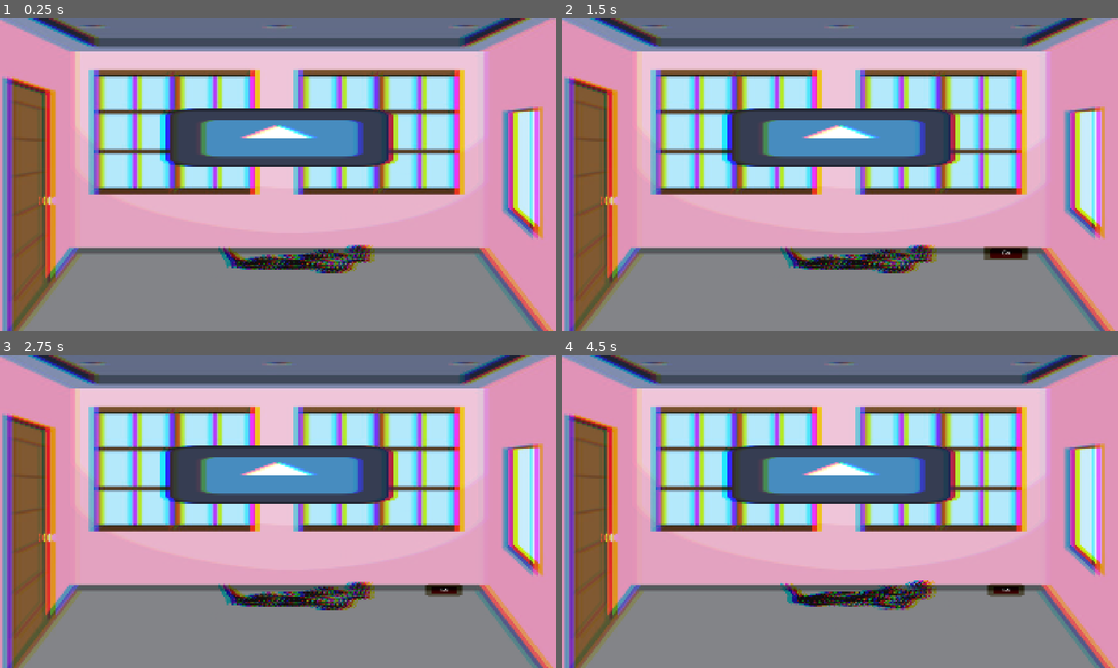
Above: before the commit, frames 1-4 (two rows, left to right).
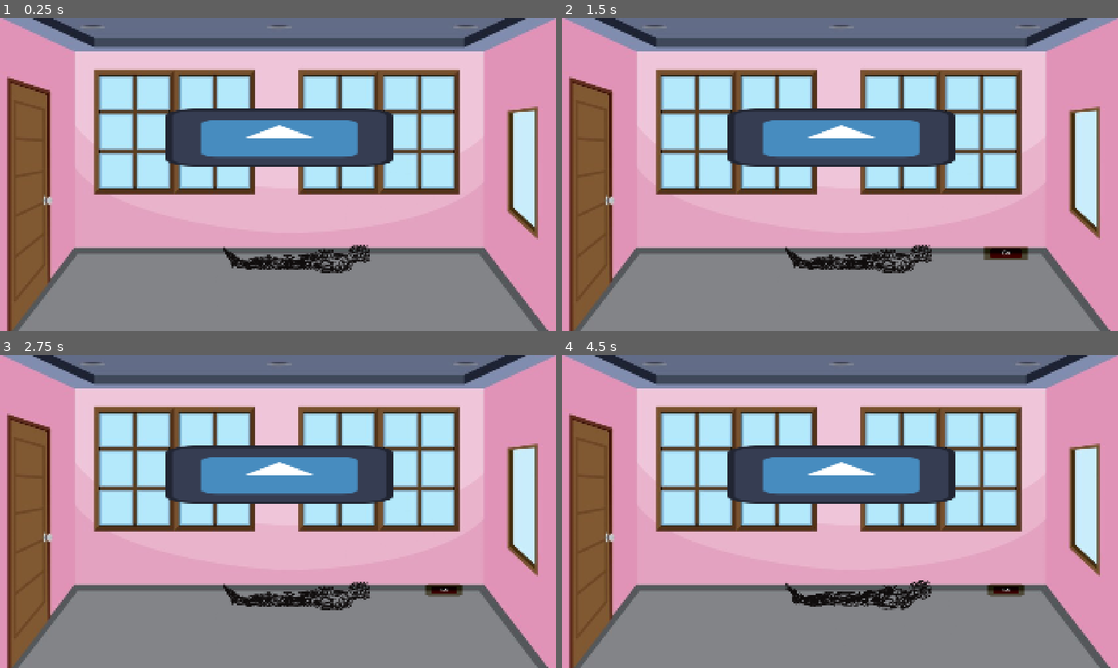
Above: after the commit, the same moments.

Repository: bagelcat11/fridge-magnet-thought-bubble
Game: Godot game, scene res://scenes/main_level.tscn
Same seed, same stepped clock (60 frames per second), same inputs: the game is played once before the commit and once after it. The engine's default icon, where the game draws it, is replaced by a stand-in: a white triangle on a blue panel in a dark square.
Inputs (mouse positions are in pixels of both pictures, inside the frame that each line leads up to):
- Up to frame 1 (0.25 s): no input
- Up to frame 2 (1.5 s): move the mouse to (962, 158) at 0.52 s; click (962, 158) at 0.67 s; tap Enter at 1.25 s; move the mouse to (1006, 252) at 1.27 s; click (1006, 252) at 1.42 s
- Up to frame 3 (2.75 s): move the mouse to (333, 442) at 2.02 s; click (333, 442) at 2.17 s
- Up to frame 4 (4.5 s): move the mouse to (812, 574) at 2.77 s; click (812, 574) at 2.92 s; move the mouse to (1006, 558) at 3.52 s; click (1006, 558) at 3.67 s; tap Space at 4.25 s; move the mouse to (673, 464) at 4.27 s; click (673, 464) at 4.42 s

The runs differ from the first frame. In frame 1, 19% of the frame differs, in the area x 0-100%, y 0-100%; in frame 2, 19%; in frame 3, 19%; in frame 4, 19%.

Commit message:
fixed weird shader material linking

Diff:
--- a/scenes/main_level.tscn
+++ b/scenes/main_level.tscn
@@ -1,23 +1,24 @@
-[gd_scene load_steps=23 format=3 uid="uid://dcpjx25fo6rxo"]
+[gd_scene load_steps=31 format=3 uid="uid://dcpjx25fo6rxo"]
 
 [ext_resource type="Script" uid="uid://bdla10o6f8jed" path="res://scripts/level_manager.gd" id="1_6we3w"]
 [ext_resource type="PackedScene" uid="uid://bm3kj1wr3vtt7" path="res://scenes/bubble.tscn" id="1_ufxs0"]
 [ext_resource type="PackedScene" uid="uid://bod7r823y2ysu" path="res://scenes/player.tscn" id="2_6we3w"]
 [ext_resource type="PackedScene" uid="uid://dwoodyqrbkxhj" path="res://scenes/end.tscn" id="2_k5pu3"]
+[ext_resource type="Shader" uid="uid://tj43wxvr837l" path="res://shaders/movingpurplestripes.gdshader" id="4_8ra5a"]
+[ext_resource type="Shader" uid="uid://b6t8pog534fnq" path="res://shaders/whirl.gdshader" id="5_8ra5a"]
 [ext_resource type="Shader" uid="uid://bap8ab725qnga" path="res://shaders/fog.gdshader" id="5_iqu8w"]
 [ext_resource type="Shader" uid="uid://cqagjepa5marq" path="res://shaders/rain.gdshader" id="6_5fr2l"]
-[ext_resource type="Shader" uid="uid://tj43wxvr837l" path="res://shaders/movingpurplestripes.gdshader" id="4_8ra5a"]
-[ext_resource type="Shader" uid="uid://b6t8pog534fnq" path="res://shaders/whirl.gdshader" id="5_8ra5a"]
 [ext_resource type="Texture2D" uid="uid://dlj3otsvjpi1n" path="res://assets/outside_background.png" id="6_bq26l"]
-[ext_resource type="Shader" uid="uid://wo5wo0r0xf37" path="res://shaders/chromatic_aberration.gdshader" id="7_2sb77"]
 [ext_resource type="Texture2D" uid="uid://dbof1uhyni8mm" path="res://assets/temp_room_asset.jpg" id="7_u2c82"]
 [ext_resource type="Shader" uid="uid://ca1dk28embeq2" path="res://shaders/trapped.gdshader" id="8_k5pu3"]
 [ext_resource type="Shader" uid="uid://cr5tqjnb8ssl3" path="res://shaders/crunchy.gdshader" id="9_iqu8w"]
 [ext_resource type="Shader" uid="uid://7i7hkrs2wla2" path="res://shaders/crunchy2.gdshader" id="10_5fr2l"]
+[ext_resource type="Shader" uid="uid://dhaq3wb7hnr2l" path="res://shaders/woozy1.gdshader" id="10_ondrs"]
+[ext_resource type="Shader" uid="uid://cmqho0rmc6s3x" path="res://shaders/woozy2.gdshader" id="11_0e4v7"]
 [ext_resource type="Shader" uid="uid://x2itvbge8psn" path="res://shaders/mystery.gdshader" id="11_2sb77"]
 [ext_resource type="Shader" uid="uid://rgur1qn8jee2" path="res://shaders/mystery2.gdshader" id="12_fkrx8"]
 
-[sub_resource type="ShaderMaterial" id="ShaderMaterial_5fr2l"]
+[sub_resource type="ShaderMaterial" id="ShaderMaterial_ff0s2"]
 shader = ExtResource("5_iqu8w")
 shader_parameter/base_color = Color(1, 1, 1, 1)
 
@@ -29,7 +30,7 @@
 normalize = false
 noise = SubResource("FastNoiseLite_2sb77")
 
-[sub_resource type="ShaderMaterial" id="ShaderMaterial_2sb77"]
+[sub_resource type="ShaderMaterial" id="ShaderMaterial_uk2yf"]
 shader = ExtResource("6_5fr2l")
 shader_parameter/count = 150
 shader_parameter/speed = 25.0
@@ -38,10 +39,13 @@
 shader_parameter/size = Vector2(0.007, 0.2)
 
 [sub_resource type="ShaderMaterial" id="ShaderMaterial_fkrx8"]
-shader = ExtResource("7_2sb77")
-shader_parameter/r_displacement = Vector2(3, 0)
-shader_parameter/g_displacement = Vector2(0, 0)
-shader_parameter/b_displacement = Vector2(-3, 0)
+shader = ExtResource("10_5fr2l")
+shader_parameter/max_dots = 800
+shader_parameter/dot_size = 0.7
+shader_parameter/brightness_mult = 1.0
+shader_parameter/invert = false
+shader_parameter/primary_color = Color(0.1, 0.1, 0.2, 1)
+shader_parameter/secondary_color = Color(0.9, 0.9, 0.8, 1)
 
 [sub_resource type="ShaderMaterial" id="ShaderMaterial_k5pu3"]
 shader = ExtResource("4_8ra5a")
@@ -64,8 +68,20 @@
 shader_parameter/angle = 0.3
 
 [sub_resource type="ShaderMaterial" id="ShaderMaterial_u2c82"]
+shader = ExtResource("10_ondrs")
+shader_parameter/stretch = 0.8
+shader_parameter/thing1 = 0.6
+shader_parameter/thing2 = 0.6
+shader_parameter/thing3 = 0.8
+shader_parameter/scale = 1.0
 
 [sub_resource type="ShaderMaterial" id="ShaderMaterial_iqu8w"]
+shader = ExtResource("11_0e4v7")
+shader_parameter/stretch = 0.8
+shader_parameter/thing1 = 0.6
+shader_parameter/thing2 = 0.6
+shader_parameter/thing3 = 0.8
+shader_parameter/scale = 1.0
 
 [sub_resource type="ShaderMaterial" id="ShaderMaterial_5fr2l"]
 shader = ExtResource("8_k5pu3")
@@ -79,15 +95,6 @@
 shader_parameter/color1 = Color(1, 0.1, 1, 1)
 shader_parameter/color2 = Color(0.1, 0.7, 0.1, 1)
 shader_parameter/speed = 1.0
-
-[sub_resource type="ShaderMaterial" id="ShaderMaterial_fkrx8"]
-shader = ExtResource("10_5fr2l")
-shader_parameter/max_dots = 800
-shader_parameter/dot_size = 0.7
-shader_parameter/brightness_mult = 1.0
-shader_parameter/invert = false
-shader_parameter/primary_color = Color(0.1, 0.1, 0.2, 1)
-shader_parameter/secondary_color = Color(0.9, 0.9, 0.8, 1)
 
 [sub_resource type="ShaderMaterial" id="ShaderMaterial_mwgft"]
 shader = ExtResource("11_2sb77")
@@ -120,7 +127,7 @@
 [node name="fog_shader" type="TextureRect" parent="."]
 visible = false
 texture_repeat = 2
-material = SubResource("ShaderMaterial_5fr2l")
+material = SubResource("ShaderMaterial_ff0s2")
 offset_right = 1920.0
 offset_bottom = 1080.0
 mouse_filter = 2
@@ -128,12 +135,13 @@
 
 [node name="rain_shader" type="ColorRect" parent="."]
 visible = false
-material = SubResource("ShaderMaterial_2sb77")
+material = SubResource("ShaderMaterial_uk2yf")
 offset_right = 1920.0
 offset_bottom = 1080.0
 mouse_filter = 2
 
 [node name="chromatic_aberration_shader" type="ColorRect" parent="."]
+visible = false
 material = SubResource("ShaderMaterial_fkrx8")
 offset_right = 1920.0
 offset_bottom = 1080.0
